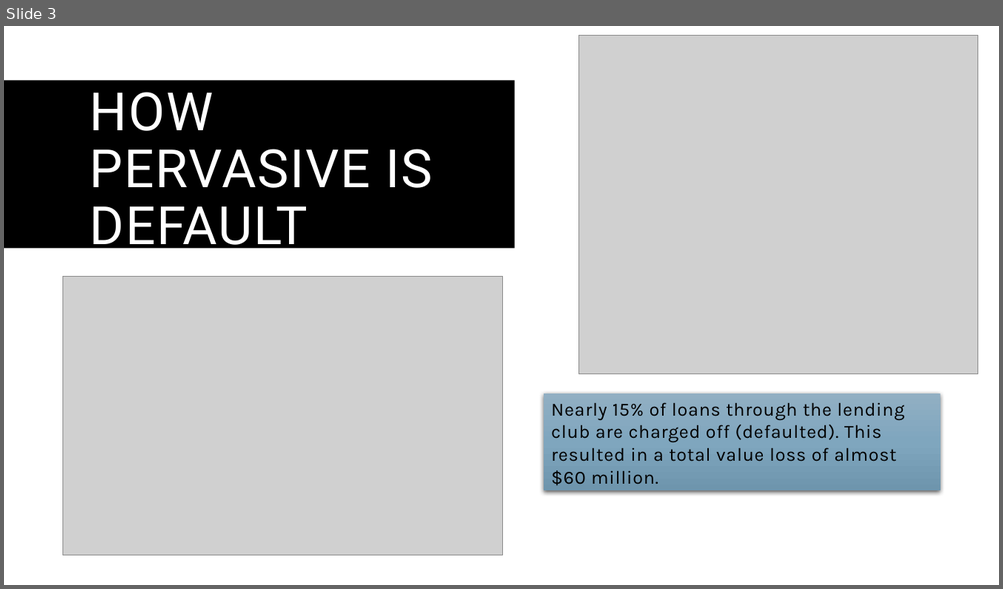
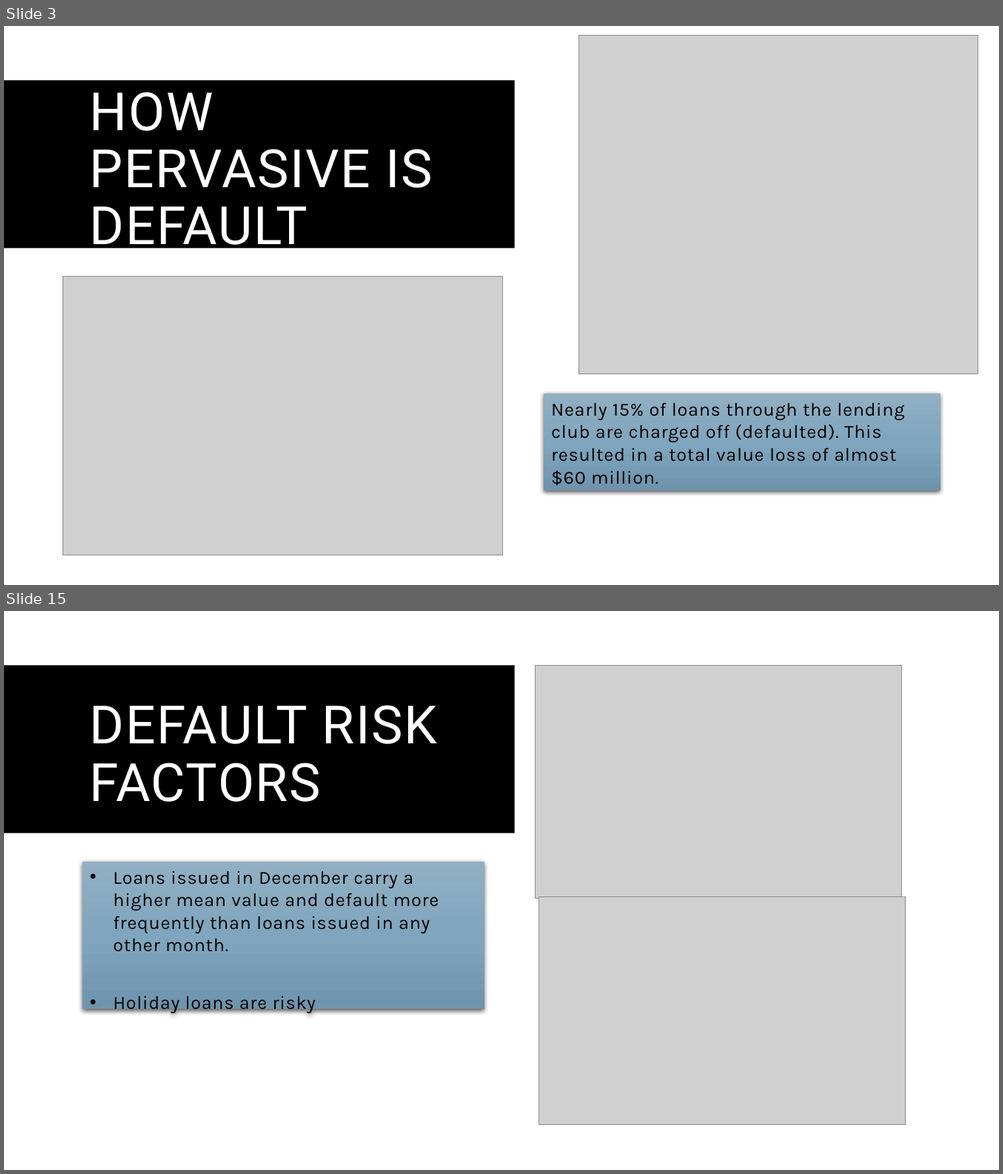
Before and after one commit to mickyals/lending_club_EDA, a slide deck: Lending Club Case Study.pptx. Shown one above the other, each under a label of ours: slide 3 before the commit, slides 3 and 15 after it; the slides between them are not shown. The pictures are 1003x589 and 1003x1174 pixels, drawn with LibreOffice and Linux fonts; fonts in the diff are those of the drawing; grey boxes stand for pictures. Boxes give left, top, right and bottom in pixels: in the first picture for what was removed or moved away, otherwise in the second. Text is boxed around its words. In the diff, an @@ line names an element or a change of style, - is before the commit and + after.

```diff
--- a/Lending Club Case Study.pptx
+++ b/Lending Club Case Study.pptx
@@ slide 15 added at [4, 611, 999, 1170], background #FFFFFF @@
@@ rectangle added at [4, 611, 999, 796], fill #000000 @@
@@ rectangle added at [4, 611, 999, 1170], fill #FFFFFF @@
@@ rectangle added at [4, 666, 515, 833], fill #000000 @@
@@ picture added at [535, 666, 902, 899] @@
@@ title added at [90, 705, 437, 802], 51 pt, text #FFFFFF @@
+DEFAULT RISK FACTORS
@@ rectangle added at [82, 862, 484, 1009], fill gradient #92B0C4 to #80A7BF to #6F95AD, 18 pt, text #000000 @@
+• Loans issued in December carry a higher mean value and default more frequently than loans issued in any other month.
+• Holiday loans are risky
@@ picture added at [539, 897, 905, 1125] @@
```
Also in this commit, not shown: 4 slides changed, 9 other slides added, 1 other file.
